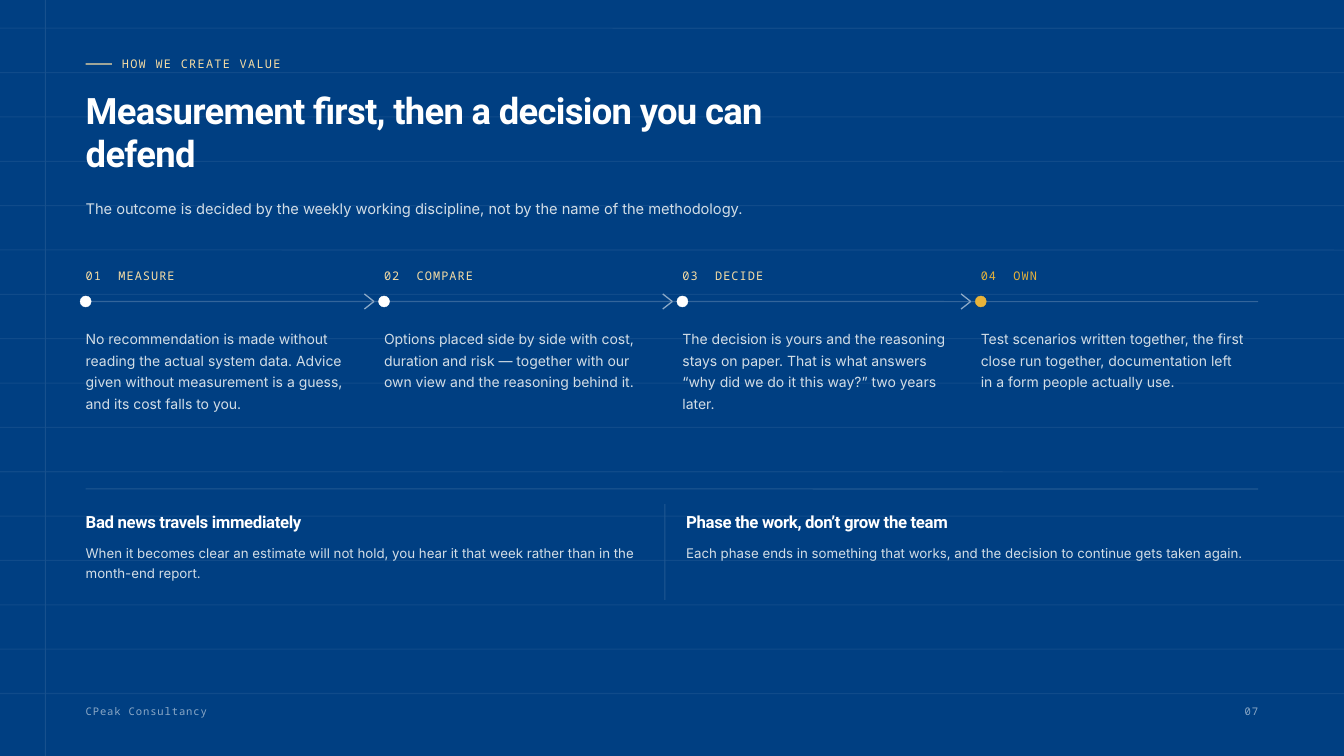
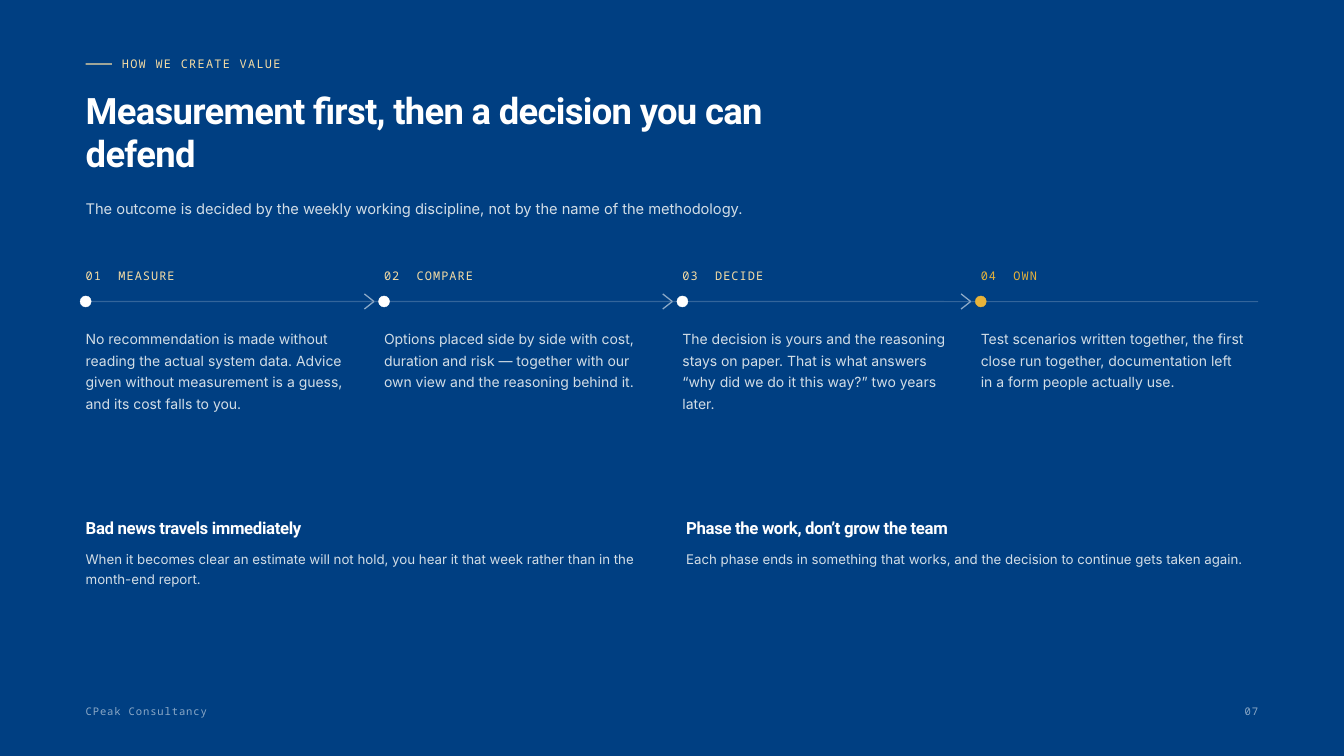
Before and after one commit to narinygt/Default, a slide deck: slide 7 of sunum/CPeak-Consultancy-Company-Overview.pptx. Drawn at 1344x756 pixels with LibreOffice and Linux fonts; fonts in the diff are those of the drawing. Boxes give left, top, right and bottom in pixels: in the first picture for what was removed or moved away, otherwise in the second. Text is boxed around its words. In the diff, an @@ line names an element or a change of style, - is before the commit and + after.

```diff
--- a/sunum/CPeak-Consultancy-Company-Overview.pptx
+++ b/sunum/CPeak-Consultancy-Company-Overview.pptx
@@ line removed from (0, 28) to (1344, 28) @@
@@ line removed from (45, 0) to (45, 756) @@
@@ line removed from (0, 73) to (1344, 73) @@
@@ line removed from (0, 161) to (1344, 161) @@
@@ line removed from (0, 206) to (1344, 206) @@
@@ line removed from (0, 294) to (1344, 294) @@
@@ line removed from (0, 339) to (1344, 339) @@
@@ line removed from (0, 427) to (1344, 427) @@
@@ line removed from (0, 472) to (1344, 472) @@
@@ line removed from (86, 489) to (1258, 489) @@
@@ line removed from (665, 504) to (665, 600) @@
@@ line removed from (0, 516) to (1344, 516) @@
@@ 4 texts: place and size @@
-4 texts at <box>86,515,1242,581</box>
+4 texts at <box>86,521,1242,587</box>
@@ line removed from (0, 561) to (1344, 561) @@
@@ line removed from (0, 694) to (1344, 694) @@
```
Also in this commit, not shown: 11 other slides changed, 12 other files.
